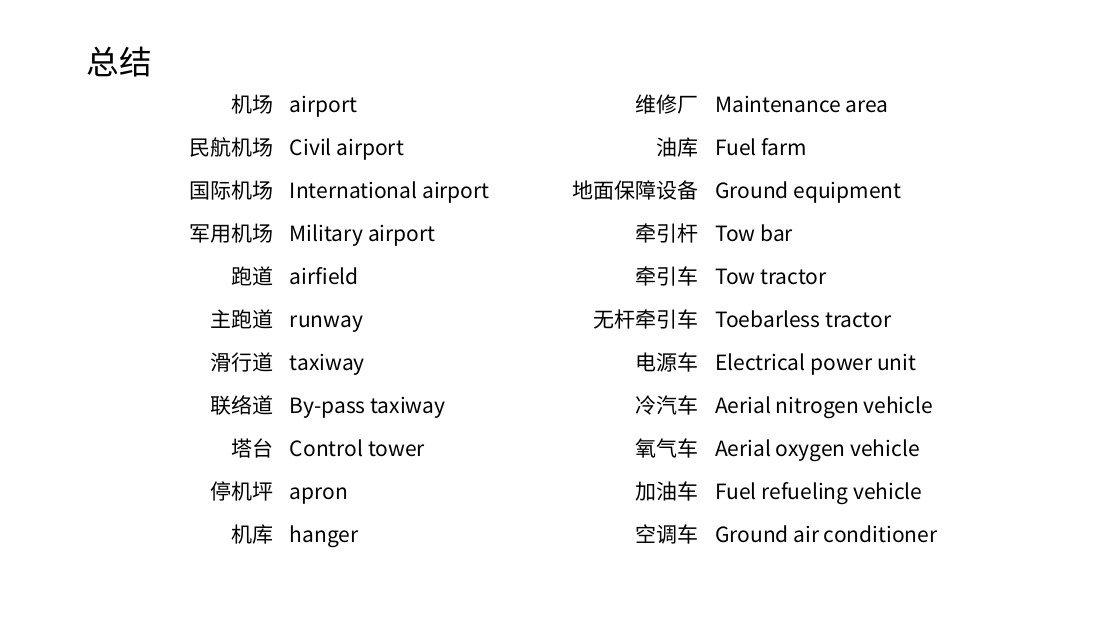
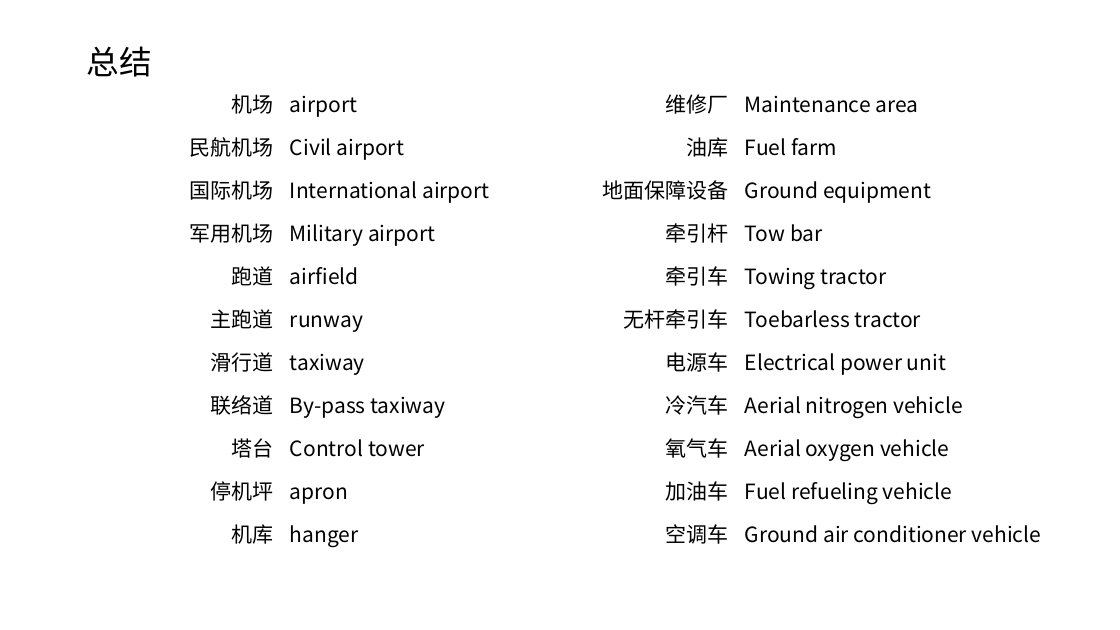
Before and after one commit to dlovegrace/english-teaching, a slide deck: slide 13 of airport sign.pptx (slide 11 before the commit). Drawn at 1120x630 pixels with LibreOffice and Linux fonts; fonts in the diff are those of the drawing. Boxes give left, top, right and bottom in pixels: in the first picture for what was removed or moved away, otherwise in the second. Text is boxed around its words. In the diff, an @@ line names an element or a change of style, - is before the commit and + after.

```diff
--- a/airport sign.pptx
+++ b/airport sign.pptx
@@ table at (546, 84, 1050, 557) @@
-row 5, column 2: Tow tractor
+row 5, column 2: Towing tractor
-row 11, column 2: Ground air conditioner
+row 11, column 2: Ground air conditioner vehicle
@@ table: place and size @@
-table at (546, 84, 971, 557)
+table at (546, 84, 1050, 557)
```
Also in this commit, not shown: 2 other slides changed, 3 slides added.
